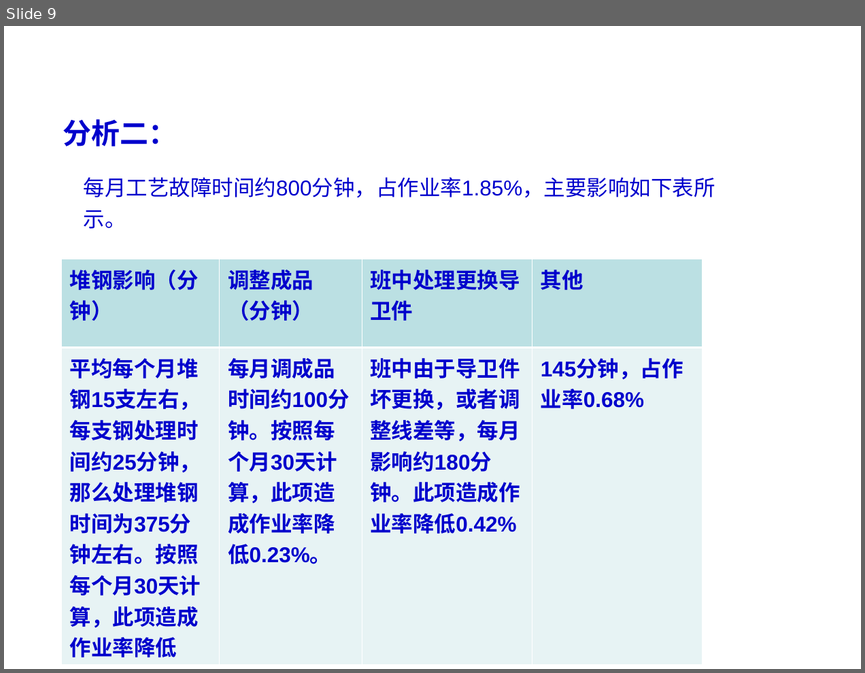
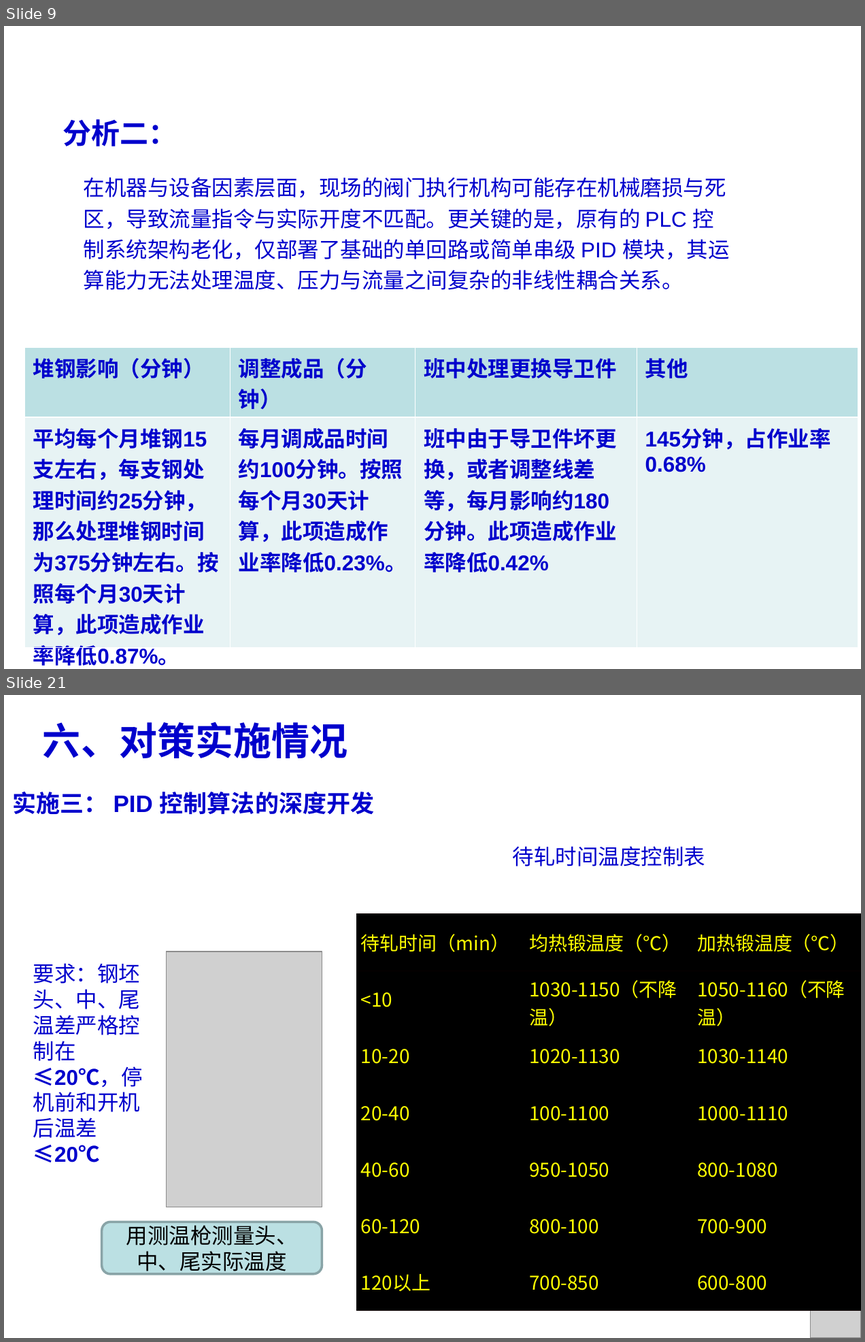
Before and after one commit to wfq1971/work_file, a slide deck: 2021年三棒作业区QC课题.ppt. Shown one above the other, each under a label of ours: slide 9 before the commit, slides 9 and 21 after it; the slides between them are not shown. The pictures are 865x673 and 865x1342 pixels, drawn with LibreOffice and Linux fonts; fonts in the diff are those of the drawing; grey boxes stand for pictures; background and template pictures are left out. Boxes give left, top, right and bottom in pixels: in the first picture for what was removed or moved away, otherwise in the second. Text is boxed around its words. In the diff, an @@ line names an element or a change of style, - is before the commit and + after.

```diff
--- a/2021年三棒作业区QC课题.ppt
+++ b/2021年三棒作业区QC课题.ppt
@@ slide 21 added at (x1=4, y1=695, x2=861, y2=1338), background picture (left out) @@
@@ text added at (x1=43, y1=722, x2=347, y2=758), 32 pt, text #0000CC, bold @@
+六、对策实施情况
@@ text added at (x1=12, y1=792, x2=375, y2=814), 20 pt, text #0000CC, bold @@
+实施三： PID 控制算法的深度开发
@@ text added at (x1=513, y1=846, x2=706, y2=866), 18 pt, text #0000CC @@
+待轧时间温度控制表
@@ table added at (x1=356, y1=915, x2=861, y2=1310), 7 rows, 3 columns @@
+待轧时间（min） | 均热锻温度（℃） | 加热锻温度（℃）
+<10 | 1030-1150（不降温） | 1050-1160（不降温）
+10-20 | 1020-1130 | 1030-1140
+20-40 | 100-1100 | 1000-1110
+40-60 | 950-1050 | 800-1080
+60-120 | 800-100 | 700-900
+120以上 | 700-850 | 600-800
@@ picture added at (x1=166, y1=951, x2=322, y2=1206) @@
@@ text added at (x1=33, y1=963, x2=143, y2=1138), 18 pt, text #0000CC @@
+要求：钢坯头、中、尾温差严格控制在≤20℃，停机前和开机后温差≤20℃
@@ rounded rectangle added at (x1=102, y1=1222, x2=322, y2=1274), fill #BBE0E3, outline #89A4A7 2.01 pt, 18 pt, text #000000 @@
+用测温枪测量头、中、尾实际温度
@@ picture added at (x1=810, y1=1273, x2=861, y2=1338) @@
@@ slide 9 changed as well @@
@@ text removed at (x1=84, y1=177, x2=715, y2=229) @@
-每月工艺故障时间约800分钟，占作业率1.85%，主要影响如下表所示。
@@ text added at (x1=84, y1=177, x2=730, y2=290), 18 pt, text #0000CC @@
+在机器与设备因素层面，现场的阀门执行机构可能存在机械磨损与死区，导致流量指令与实际开度不匹配。更关键的是，原有的 PLC 控制系统架构老化，仅部署了基础的单回路或简单串级 PID 模块，其运算能力无法处理温度、压力与流量之间复杂的非线性耦合关系。
@@ table resized from (x1=61, y1=259, x2=702, y2=660) to (x1=24, y1=347, x2=858, y2=668) @@
```
Also in this commit, not shown: 14 other slides changed, 10 other slides added, 6 slides removed.
